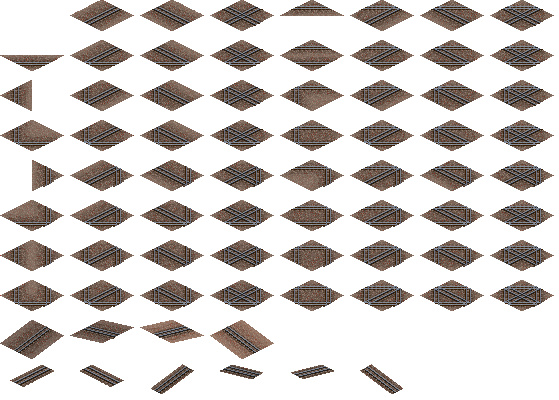
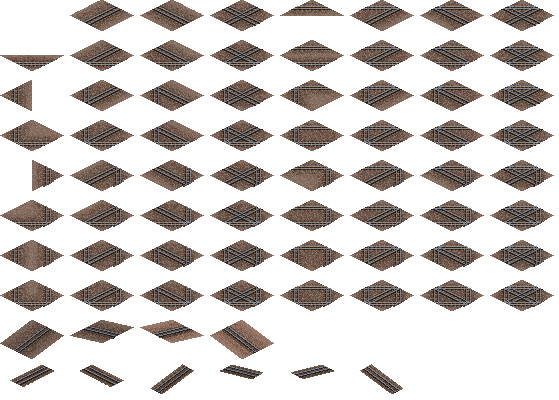
Comparing the layer stacks of the two 559px x 400px images. Changes:
painted on "1067_full" over [left=13, top=326, right=401, bottom=393]
renamed "1067_full" to "rail_b_1067_wood_full", painted on it over [left=0, top=0, right=554, bottom=359]
painted on "ballast_jp_def" over [left=0, top=0, right=554, bottom=394]
